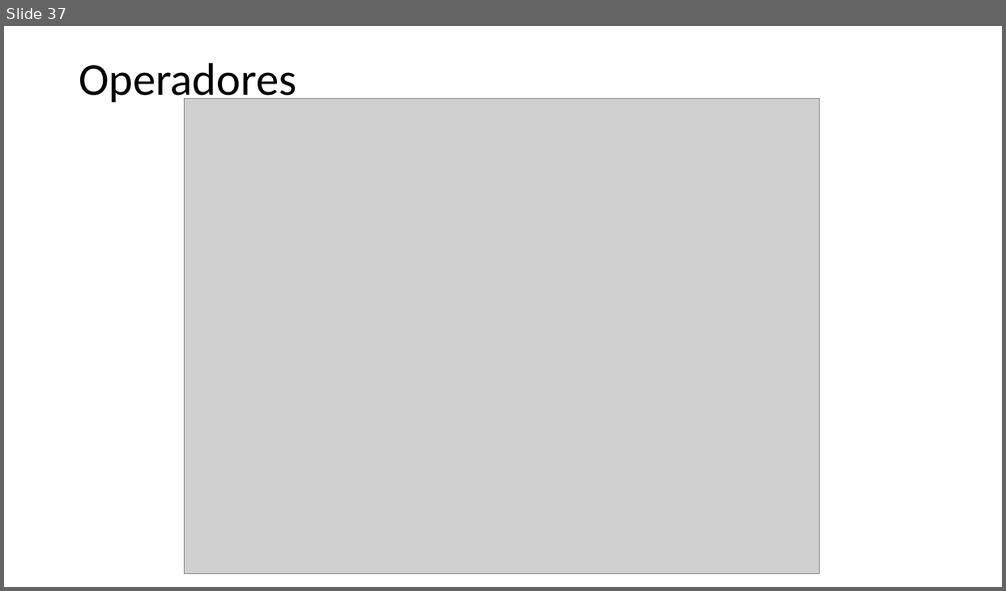
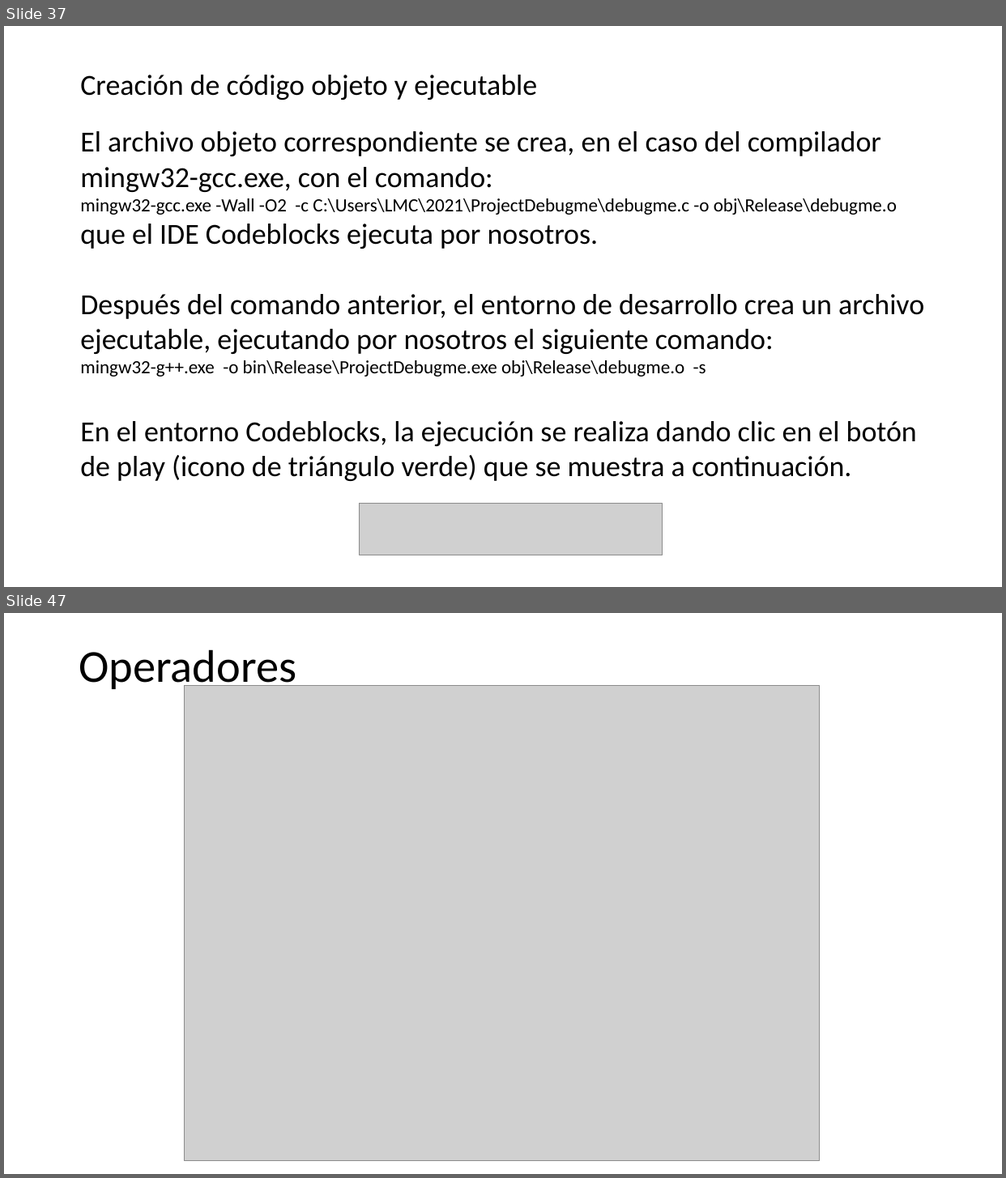
Before and after one commit to programacionestructurada/2021-2, a slide deck: U1_Introduccion_a_la_programacion/PracticaGuiada01_Introduccion_a_la_programacion.pptx. Shown one above the other, each under a label of ours: slide 37 before the commit, slides 37 and 47 after it; the slides between them are not shown. The pictures are 1006x591 and 1006x1178 pixels, drawn with LibreOffice and Linux fonts; fonts in the diff are those of the drawing; grey boxes stand for pictures. Boxes give left, top, right and bottom in pixels: in the first picture for what was removed or moved away, otherwise in the second. Text is boxed around its words. In the diff, an @@ line names an element or a change of style, - is before the commit and + after.

```diff
--- a/U1_Introduccion_a_la_programacion/PracticaGuiada01_Introduccion_a_la_programacion.pptx
+++ b/U1_Introduccion_a_la_programacion/PracticaGuiada01_Introduccion_a_la_programacion.pptx
@@ slide 37 added at (x1=4, y1=26, x2=1002, y2=587), background #FFFFFF @@
@@ text added at (x1=80, y1=75, x2=537, y2=100), 28 pt, text #000000 @@
+Creación de código objeto y ejecutable
@@ text added at (x1=80, y1=131, x2=924, y2=481), 28 pt, text #000000 @@
+El archivo objeto correspondiente se crea, en el caso del compilador
+mingw32-gcc.exe, con el comando:
+mingw32-gcc.exe -Wall -O2 -c C:\Users\LMC\2021\ProjectDebugme\debugme.c -o obj\Release\debugme.o
+que el IDE Codeblocks ejecuta por nosotros.
+Después del comando anterior, el entorno de desarrollo crea un archivo
+ejecutable, ejecutando por nosotros el siguiente comando:
+mingw32-g++.exe -o bin\Release\ProjectDebugme.exe obj\Release\debugme.o -s
+En el entorno Codeblocks, la ejecución se realiza dando clic en el botón
+de play (icono de triángulo verde) que se muestra a continuación.
@@ picture added at (x1=360, y1=504, x2=663, y2=555) @@
@@ what was slide 37 is now slide 47 @@
```
Also in this commit, not shown: 2 slides changed, 10 other slides added, 1 slide removed.
